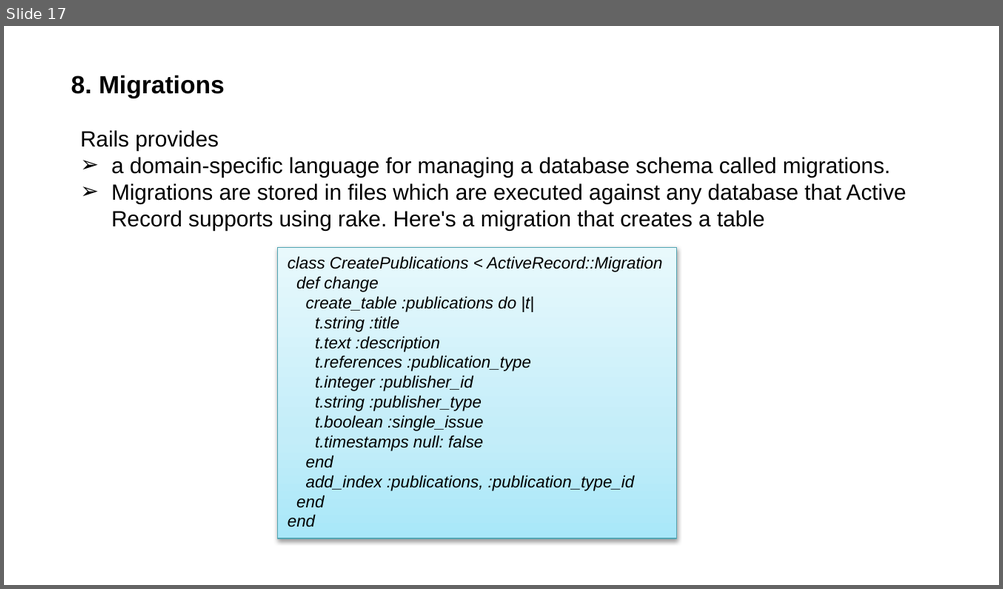
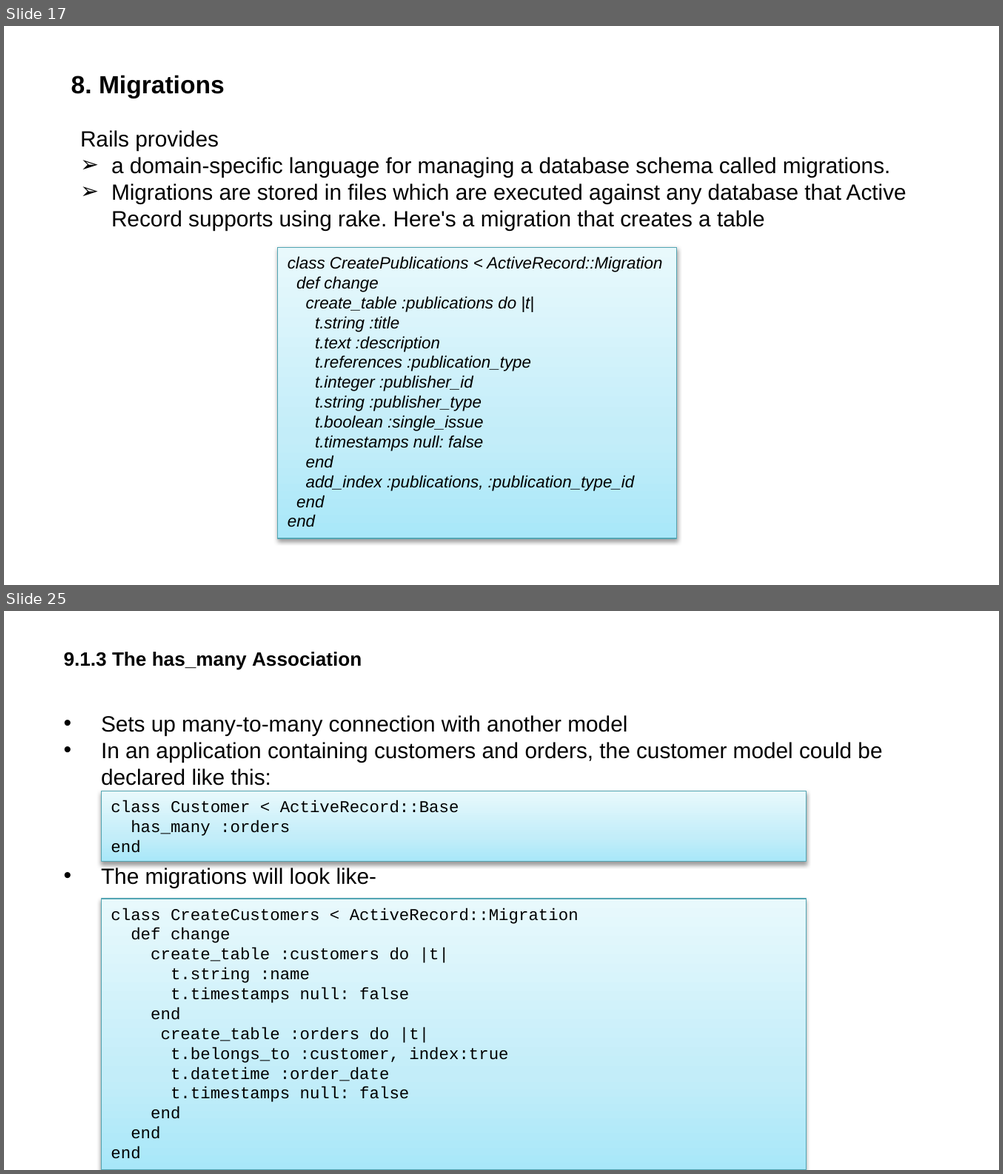
Before and after one commit to rubypool/rails-training-material, a slide deck: Ruby On Rails Deck - Models.pptx. Shown one above the other, each under a label of ours: slide 17 before the commit, slides 17 and 25 after it; the slides between them are not shown. The pictures are 1003x589 and 1003x1174 pixels, drawn with LibreOffice and Linux fonts; fonts in the diff are those of the drawing. Boxes give left, top, right and bottom in pixels: in the first picture for what was removed or moved away, otherwise in the second. Text is boxed around its words. In the diff, an @@ line names an element or a change of style, - is before the commit and + after.

Commit message:
updating model ppt with associations

```diff
--- a/Ruby On Rails Deck - Models.pptx
+++ b/Ruby On Rails Deck - Models.pptx
@@ slide 25 added at (4, 611, 999, 1170), background #FFFFFF @@
@@ title added at (64, 652, 361, 670), 14 pt, text #000000, bold @@
+9.1.3 The has_many Association
@@ text added at (101, 715, 882, 889), 16 pt, text #000000 @@
+  • Sets up many-to-many connection with another model
+  • In an application containing customers and orders, the customer model could be declared like this:
+  • The migrations will look like-
@@ rectangle added at (102, 791, 805, 862), fill gradient #A9E9F9 to #C3EFF9 to #E7F9FE, outline #53A5B3 0.75 pt, 12 pt, text #000000 @@
+class Customer < ActiveRecord::Base
+has_many :orders
+end
@@ rectangle added at (102, 898, 805, 1170), fill gradient #A9E9F9 to #C3EFF9 to #E7F9FE, outline #53A5B3 0.75 pt, 12 pt, text #000000 @@
+class CreateCustomers < ActiveRecord::Migration
+def change
+create_table :customers do |t|
+t.string :name
+t.timestamps null: false
+end
+create_table :orders do |t|
+t.belongs_to :customer, index:true
+t.datetime :order_date
+t.timestamps null: false
+end
+end
+end
```
Also in this commit, not shown: 21 other slides added.
